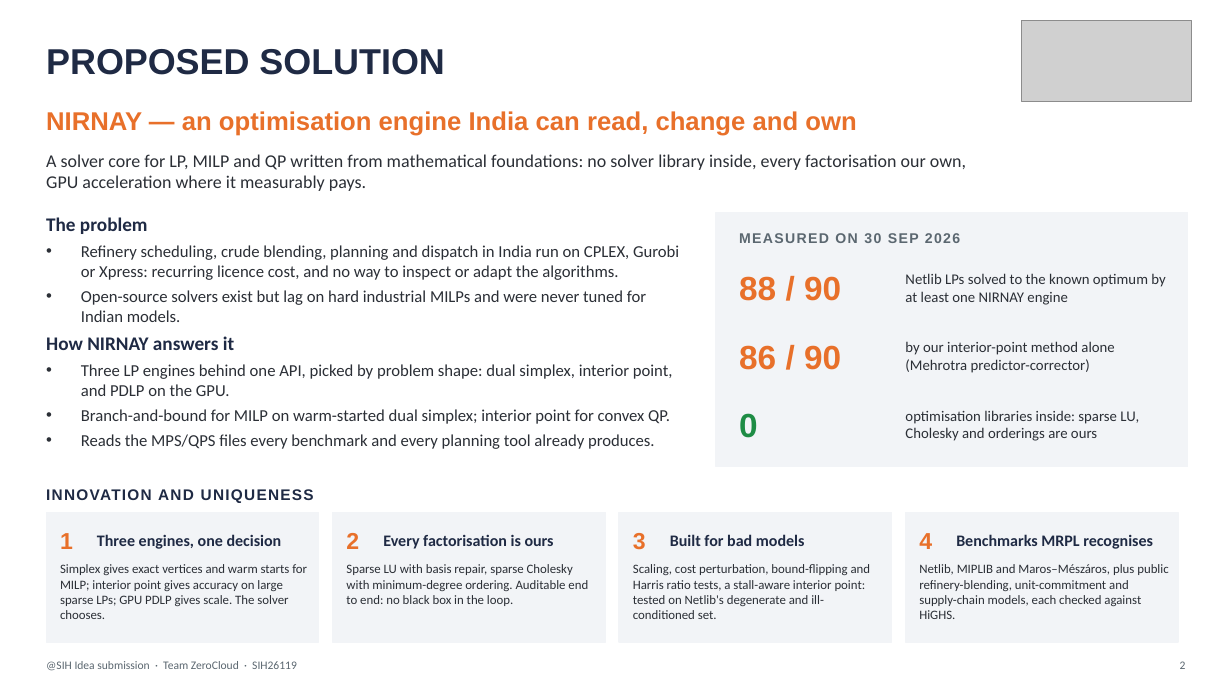
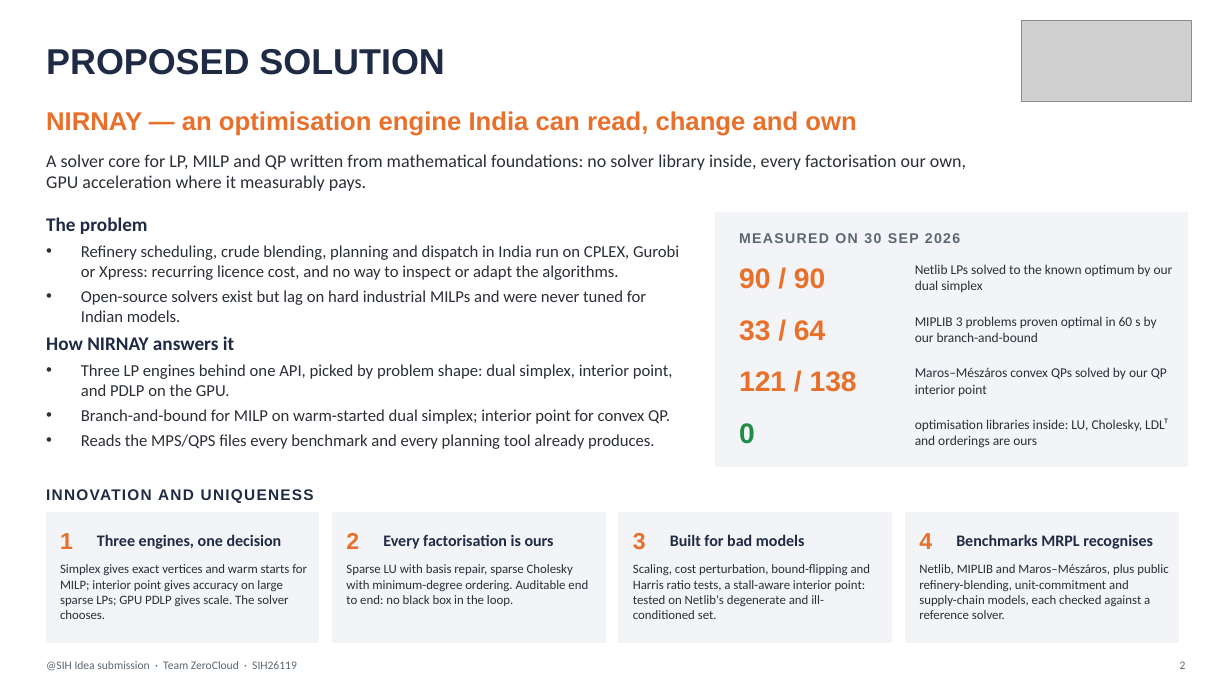
Before and after one commit to darshvn/nirnay, a slide deck: slide 2 of deliverables/deck/ZeroCloud_SIH26119_NIRNAY.pptx. Drawn at 1232x693 pixels with LibreOffice and Linux fonts; fonts in the diff are those of the drawing; grey boxes stand for pictures. Boxes give left, top, right and bottom in pixels: in the first picture for what was removed or moved away, otherwise in the second. Text is boxed around its words. In the diff, an @@ line names an element or a change of style, - is before the commit and + after.

Commit message:
Final MIPLIB sweep (33/64 proven optimal in 60 s, HiGHS 47, no wrong optima); report and deck regenerated
Deck: quoted-field CSV parsing (QP count now matches the report), presolve layer marked built.

```diff
--- a/deliverables/deck/ZeroCloud_SIH26119_NIRNAY.pptx
+++ b/deliverables/deck/ZeroCloud_SIH26119_NIRNAY.pptx
@@ text at box(739, 268, 825, 289): text changed; size 26 to 22 pt @@
-88 / 90
+90 / 90
@@ text at box(915, 264, 1173, 292): text changed; size 11.5 to 10.5 pt @@
-Netlib LPs solved to the known optimum by at least one NIRNAY engine
+Netlib LPs solved to the known optimum by our dual simplex
@@ text added at box(739, 320, 825, 341), 22 pt, text #E8702A, bold @@
+33 / 64
@@ text added at box(915, 316, 1157, 342), 10.5 pt, text #2B2F36 @@
+MIPLIB 3 problems proven optimal in 60 s by our branch-and-bound
@@ text removed at box(739, 345, 841, 370) @@
-86 / 90
@@ text added at box(739, 371, 857, 392), 22 pt, text #E8702A, bold @@
+121 / 138
@@ text at box(915, 367, 1167, 396): text changed; size 11.5 to 10.5 pt @@
-by our interior-point method alone (Mehrotra predictor-corrector)
+Maros–Mészáros convex QPs solved by our QP interior point
@@ text "0": place and size @@
-text "0" at box(739, 413, 758, 438)
+text "0" at box(739, 423, 755, 444)
@@ text "0" at box(739, 423, 755, 444): size 26 to 22 pt @@
@@ text at box(915, 418, 1168, 448): text changed; size 11.5 to 10.5 pt @@
-optimisation libraries inside: sparse LU, Cholesky and orderings are ours
+optimisation libraries inside: LU, Cholesky, LDLᵀ and orderings are ours
@@ text at box(919, 564, 1168, 619): text changed @@
-Netlib, MIPLIB and Maros–Mészáros, plus public refinery-blending, unit-commitment and supply-chain models, each checked against HiGHS.
+Netlib, MIPLIB and Maros–Mészáros, plus public refinery-blending, unit-commitment and supply-chain models, each checked against a reference solver.
```
Also in this commit, not shown: 3 other slides changed, 19 other files.
